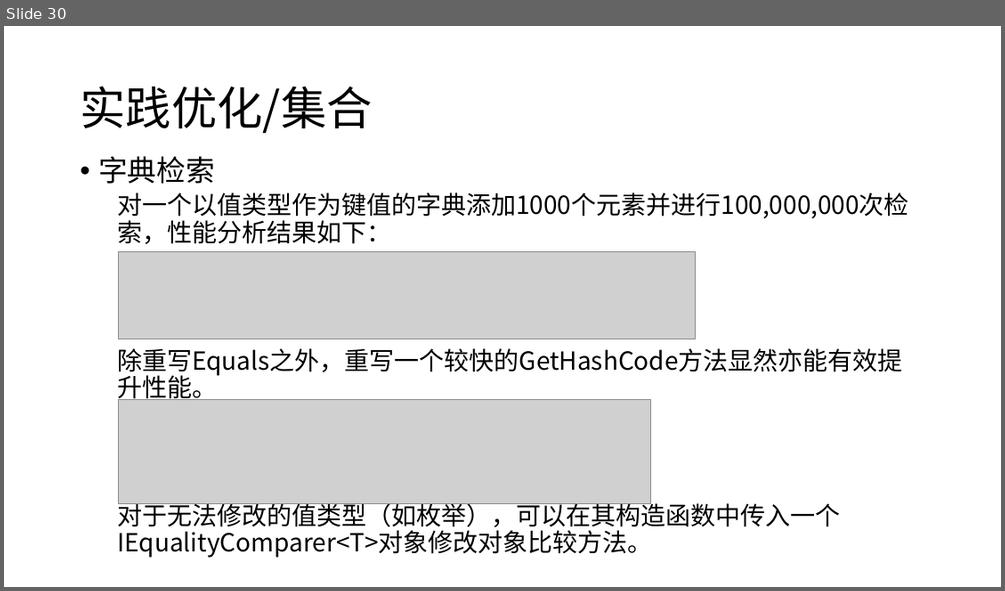
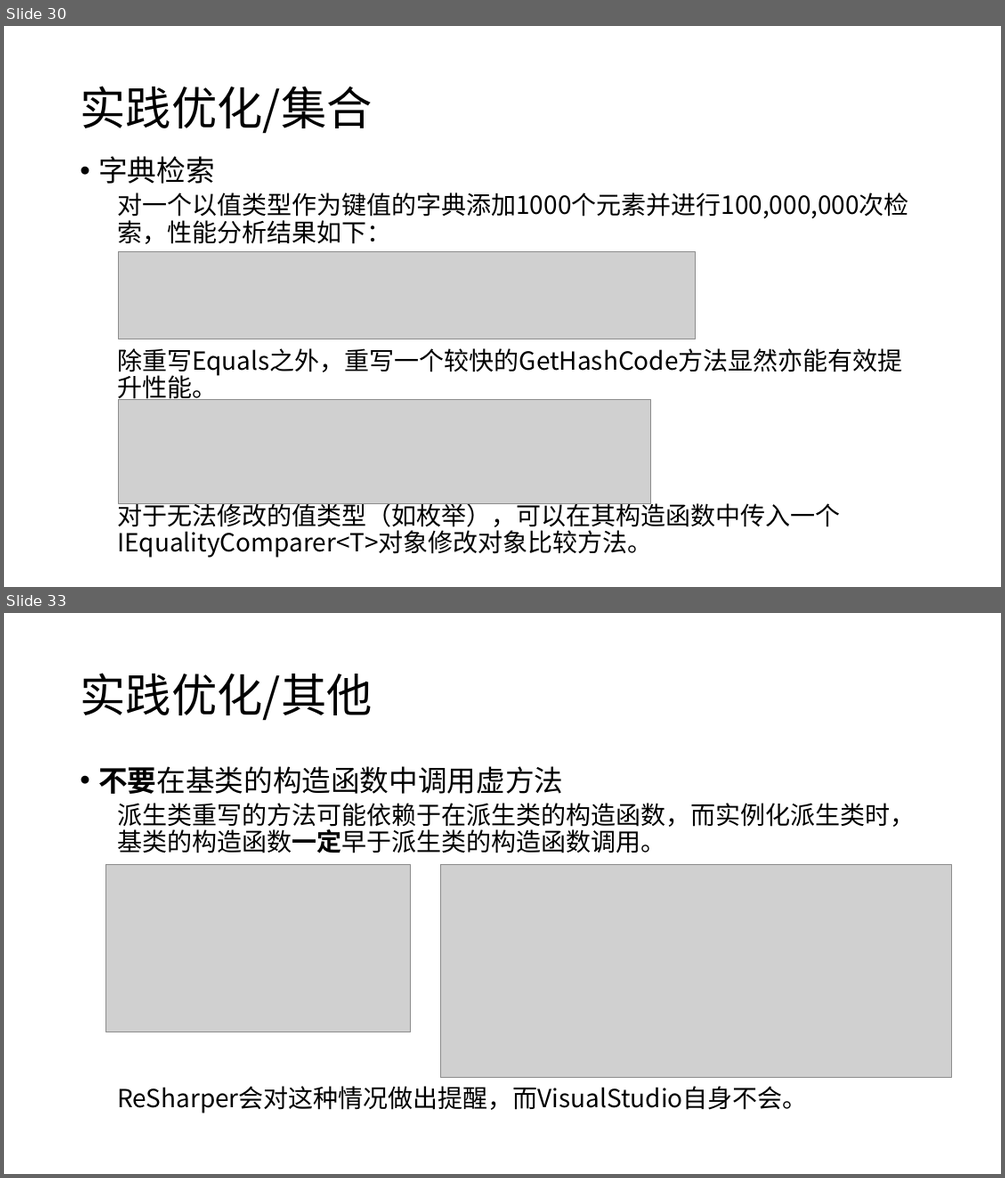
Before and after one commit to snakealpha/DotNetSession, a slide deck: pptx.pptx.pptx. Shown one above the other, each under a label of ours: slide 30 before the commit, slides 30 and 33 after it; the slides between them are not shown. The pictures are 1005x591 and 1005x1178 pixels, drawn with LibreOffice and Linux fonts; fonts in the diff are those of the drawing; grey boxes stand for pictures. Boxes give left, top, right and bottom in pixels: in the first picture for what was removed or moved away, otherwise in the second. Text is boxed around its words. In the diff, an @@ line names an element or a change of style, - is before the commit and + after.

```diff
--- a/pptx.pptx.pptx
+++ b/pptx.pptx.pptx
@@ slide 33 added at bbox=[4, 613, 1001, 1174], background #FFFFFF @@
@@ title added at bbox=[80, 673, 372, 721], 44 pt, text #000000 @@
+实践优化/其他
@@ text added at bbox=[98, 766, 914, 1113], 24 pt, text #000000 @@
+• 不要在基类的构造函数中调用虚方法
+  派生类重写的方法可能依赖于在派生类的构造函数，而实例化派生类时，基类的构造函数一定早于派生类的构造函数调用。
+  ReSharper会对这种情况做出提醒，而VisualStudio自身不会。
@@ picture added at bbox=[105, 864, 410, 1032] @@
@@ picture added at bbox=[441, 864, 952, 1077] @@
```
Also in this commit, not shown: 5 slides changed, 2 other slides added, 2 slides removed, 1 other file.
